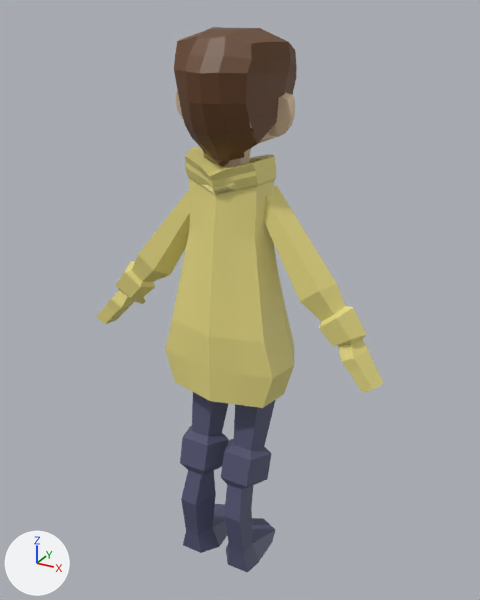
The glTF model public/assets/models/npc/npc_girl.glb, before and after one commit.
The view is the same before and after, from a 50 mm camera at (2.36, -4.05, 4.48) aimed at (0.01, 0.22, 2.34). Arrows for +X, +Y and +Z are at lower left; the lights stay in place. The first picture is the older version. Where no turn or scale is listed for an object, it has been applied to the vertices. Vertices at exactly the same position are counted once.

Before the edit, the objects in view are built like this:
```python
ob_cube = bpy.data.objects.new('Cube', me_cube)
ob_cube.location = (0.001, 0.124, 2.595)
ob_cube.scale = (-0.377, -0.377, -0.377)
ob_cube_001 = bpy.data.objects.new('Cube.001', me_cube_001)
ob_cube_001.location = (0.001, 0.143, 3.883)
ob_cube_001.scale = (0.366, 0.366, 0.366)
ob_cube_002 = bpy.data.objects.new('Cube.002', me_cube_002)
ob_cube_002.location = (0.42, 0.163, 3.755)
ob_cube_002.scale = (0.112, 0.112, 0.112)
ob_cube_003 = bpy.data.objects.new('Cube.003', me_cube_003)
ob_cube_003.location = (0.001, 0.143, 3.883)
ob_cube_003.scale = (0.366, 0.366, 0.366)
ob_cylindre = bpy.data.objects.new('Cylindre', me_cylindre_002)
ob_cylindre.location = (0.204, 0.163, 1.559)
ob_cylindre.scale = (0.169, 0.169, 0.169)
ob_cylindre_001 = bpy.data.objects.new('Cylindre.001', me_cylindre_003)
ob_cylindre_001.location = (0.279, 0.184, 3.165)
ob_cylindre_001.rotation_euler = (0.0, -0.67, 0.0)  # degrees (0, -38, 0)
ob_cylindre_001.scale = (0.169, 0.169, 0.169)
ob_cylindre_002 = bpy.data.objects.new('Cylindre.002', me_cylindre_004)
ob_cylindre_002.location = (0.003, 0.163, 3.489)
ob_cylindre_002.scale = (-0.123, -0.114, -0.123)
```
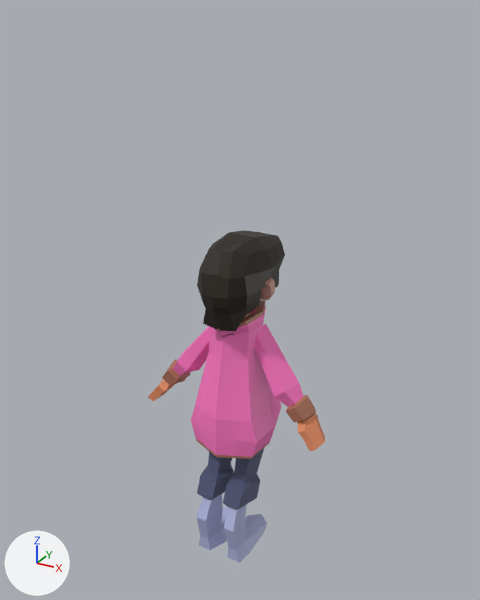
Boxes (x1, y1, x2, y2) around the edits, measured in the pictures (480 x 600 px):
'Cube', recoloured, reshaped, moved, rescaled (30% narrower, 39% shorter)
    before: (165, 147, 294, 408)
    after: (191, 300, 281, 459)
'Cylindre.001', recoloured, surface changed, moved, rescaled (38% narrower, 38% shorter)
    before: (96, 185, 384, 393)
    after: (148, 323, 325, 451)
'Cube.003', no longer drawn (brown)
    before: (174, 27, 297, 167)
'Cylindre', surface changed, moved, rescaled (26% narrower, 36% shorter)
    before: (180, 392, 275, 572)
    after: (197, 448, 267, 563)
'Cube.004', added (black)
    after: (197, 230, 285, 331)
'Cube.002', moved, rescaled
    before: (176, 92, 295, 137)
    after: (261, 278, 275, 300)
'Cylindre.002', moved, rescaled (not visible afterwards)
    before: (219, 148, 251, 167)
'Cube.001', moved, rescaled (not visible afterwards)
    before: (250, 123, 277, 143)
part 1 of me_cube, added
    after: (191, 324, 281, 459)
part 2 of me_cube, recoloured
    before: (185, 147, 275, 181)
    after: (217, 300, 265, 330)
part 3 of me_cylindre_002, recoloured
    before: (181, 470, 275, 572)
    after: (197, 494, 267, 563)
part 4 of me_cylindre_003, recoloured
    before: (116, 261, 366, 347)
    after: (162, 359, 316, 422)
part 5 of me_cylindre_003, recoloured
    before: (96, 290, 384, 393)
    after: (148, 378, 325, 451)

The change, as a diff of the scene's bpy script:
```diff
--- a/public/assets/models/npc/npc_girl.glb.py
+++ b/public/assets/models/npc/npc_girl.glb.py
@@ mat_material @@
 mat_material = principled_material('Material')
-mat_material.base_color = (0.801, 0.707, 0.23)  # yellow #e7db84
+mat_material.base_color = (1.0, 0.185, 0.548)  # pink #ff77c3
@@ mat_couleur_manteau @@
+mat_couleur_manteau = principled_material('couleur_manteau')
+mat_couleur_manteau.base_color = (0.415, 0.166, 0.104)  # brown #ac715b
@@ mat_matériau @@
+mat_matériau = principled_material('Matériau')
+mat_matériau.base_color = (0.8, 0.276, 0.127)  # orange #e78f64
@@ mat_boots @@
+mat_boots = principled_material('boots')
+mat_boots.base_color = (0.43, 0.455, 0.715)  # blue #afb4dc
@@ me_cube @@
 # used by ob_cube; location = (0.001, 0.124, 2.595); scale = (-0.377, -0.377, -0.377)
-me_cube.from_pydata(...)  # 192 vertices, 360 faces; spans x -1.44..1.44, y -1.0..1.0, z -2.5..2.53
+me_cube.from_pydata(...)  # 278 vertices, 528 faces; spans x -1.44..1.44, y -1.0..1.0, z -2.5..2.53
+# me_cube part 1: 86 vertices added at x -1.34..1.34, y -1.0..1.0, z -2.04..2.53
+# me_cube part 2: 82 faces spanning x -1.23..1.23, y -0.9..1.0, z -2.5..2.53 switch from mat_material (yellow #e7db84) to mat_couleur_manteau (brown #ac715b)
@@ me_cylindre_002 @@
 me_cylindre_002.from_pydata(...)  # 102 vertices, 184 faces; spans x -3.57..1.17, y -2.7..1.11, z -9.13..1.15
 # used by ob_cylindre; location = (0.204, 0.163, 1.559); scale = (0.169, 0.169, 0.169)
+# me_cylindre_002 part 3: 104 faces spanning x -3.35..0.95, y -2.7..0.97, z -9.13..-4.12 switch from mat_matériau_001 (dark blue #535573) to mat_boots (blue #afb4dc)
@@ me_cylindre_003 @@
 me_cylindre_003.from_pydata(...)  # 98 vertices, 182 faces; spans x -11.39..0.92, y -1.61..0.6, z -8.95..2.87
 # used by ob_cylindre_001; location = (0.279, 0.184, 3.165); rotation_euler = (0.0, -0.67, 0.0), in degrees (0, -38, 0); scale = (0.169, 0.169, 0.169)
+# me_cylindre_003 part 4: 60 faces spanning x -9.45..0.92, y -1.33..0.29, z -6.94..1.68 switch from mat_material (yellow #e7db84) to mat_couleur_manteau (brown #ac715b)
+# me_cylindre_003 part 5: 82 faces spanning x -11.39..0.5, y -1.61..0.6, z -8.95..0.95 switch from mat_material (yellow #e7db84) to mat_matériau (orange #e78f64)
@@ ob_cube @@
 ob_cube = bpy.data.objects.new('Cube', me_cube)
-ob_cube.location = (0.001, 0.124, 2.595)
-ob_cube.scale = (-0.377, -0.377, -0.377)
+ob_cube.location = (0.048, 0.124, 1.737)
+ob_cube.scale = (-0.24, -0.377, -0.24)
@@ ob_cylindre @@
 ob_cylindre = bpy.data.objects.new('Cylindre', me_cylindre_002)
-ob_cylindre.location = (0.204, 0.163, 1.559)
-ob_cylindre.scale = (0.169, 0.169, 0.169)
+ob_cylindre.location = (0.177, 0.163, 1.077)
+ob_cylindre.scale = (0.108, 0.169, 0.108)
@@ ob_cylindre_001 @@
 ob_cylindre_001 = bpy.data.objects.new('Cylindre.001', me_cylindre_003)
-ob_cylindre_001.location = (0.279, 0.184, 3.165)
+ob_cylindre_001.location = (0.225, 0.184, 2.1)
 ob_cylindre_001.rotation_euler = (0.0, -0.67, 0.0)  # degrees (0, -38, 0)
-ob_cylindre_001.scale = (0.169, 0.169, 0.169)
+ob_cylindre_001.scale = (0.108, 0.169, 0.108)
@@ ob_cube_001 @@
 ob_cube_001 = bpy.data.objects.new('Cube.001', me_cube_001)
-ob_cube_001.location = (0.001, 0.143, 3.883)
-ob_cube_001.scale = (0.366, 0.366, 0.366)
+ob_cube_001.location = (0.047, 0.143, 2.558)
+ob_cube_001.scale = (0.233, 0.366, 0.233)
@@ ob_cylindre_002 @@
 ob_cylindre_002 = bpy.data.objects.new('Cylindre.002', me_cylindre_004)
-ob_cylindre_002.location = (0.003, 0.163, 3.489)
-ob_cylindre_002.scale = (-0.123, -0.114, -0.123)
+ob_cylindre_002.location = (0.049, 0.163, 2.307)
+ob_cylindre_002.scale = (-0.0784, -0.114, -0.0784)
@@ ob_cube_002 @@
 ob_cube_002 = bpy.data.objects.new('Cube.002', me_cube_002)
-ob_cube_002.location = (0.42, 0.163, 3.755)
-ob_cube_002.scale = (0.112, 0.112, 0.112)
+ob_cube_002.location = (0.314, 0.163, 2.476)
+ob_cube_002.scale = (0.0714, 0.112, 0.0714)
@@ ob_cube_003 @@
-ob_cube_003 = bpy.data.objects.new('Cube.003', me_cube_003)
+ob_cube_003 = bpy.data.objects.new('Cube.003', None)
 ob_cube_003.location = (0.001, 0.143, 3.883)
@@ ob_cube_004 @@
+ob_cube_004 = bpy.data.objects.new('Cube.004', me_cube_005)  # 154 vertices, 304 faces; spans x -0.277..0.277, y -0.407..0.445, z -0.307..0.346; in mat_cheveux (black #21190d)
+ob_cube_004.location = (0.047, 0.143, 2.558)
```
